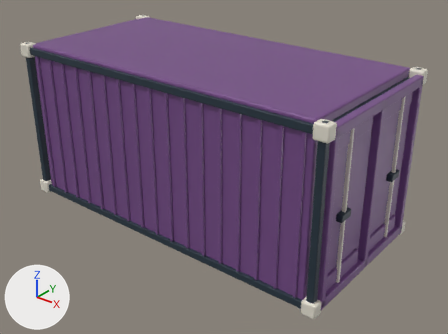
Before and after pictures for a commit that changed the glTF model assets/models/container_purple.glb.
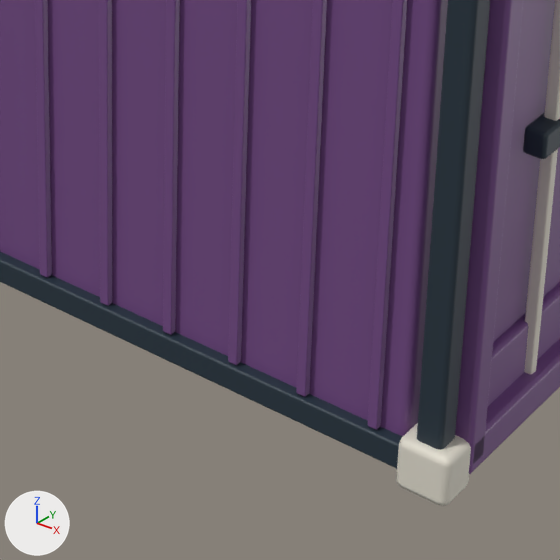
The first picture shows the older version from a camera (50 mm lens) standing at (6.36, -7.6, 5.67) and looking at (0.32, -0.04, 0.98). The close-ups show the older and then the newer version on the part from 43% to 77% of the width and 54% to 100% of the height of that picture. Only the edits that show in the close-ups are written down. Arrows for +X, +Y and +Z are at lower left; the lights stay in place. Where no turn or scale is listed for an object, it has been applied to the vertices. Vertices at exactly the same position are counted once.

The scene before the commit, as lines of its bpy script (objects in view):
```python
me_cube_259 = bpy.data.meshes.new('Cube.259')
me_cube_259.from_pydata(...)  # 3192 vertices, 6156 faces; spans x -3.09..3.09, y -1.44..1.44, z -1.45..1.45
me_cube_259.materials.append(mat_purple)  # purple #754c87
me_cube_260 = bpy.data.meshes.new('Cube.260')
me_cube_260.from_pydata(...)  # 896 vertices, 1728 faces; spans x -0.11..6.03, y -2.85..0.06, z -1.45..1.45
me_cube_260.materials.append(mat_ink)  # dark blue #243440
me_cube_261 = bpy.data.meshes.new('Cube.261')
me_cube_261.from_pydata(...)  # 672 vertices, 1296 faces; spans x -0.12..6.04, y -2.88..0.1, z -0.12..2.78
me_cube_261.materials.append(mat_cream)  # white #e5e0d2
ob_container_purple_cream = bpy.data.objects.new('container_purple_cream', me_cube_261)
ob_container_purple_cream.location = (-2.96, 1.39, 0.12)
ob_container_purple_ink = bpy.data.objects.new('container_purple_ink', me_cube_260)
ob_container_purple_ink.location = (-2.96, 1.39, 1.45)
ob_container_purple_purple = bpy.data.objects.new('container_purple_purple', me_cube_259)
ob_container_purple_purple.location = (0.0, 0.0, 1.45)
```
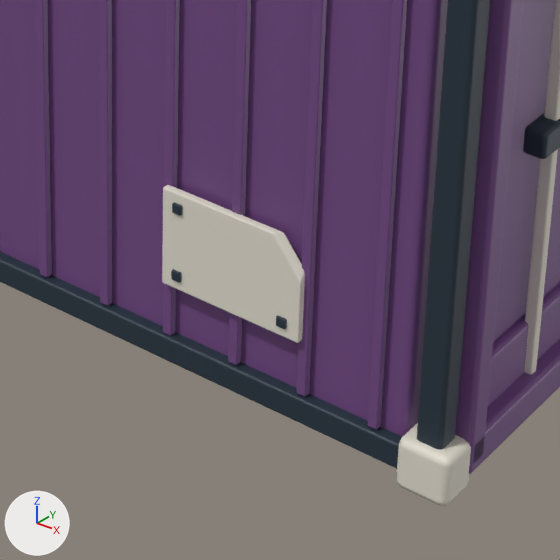
Changed parts and their boxes [x1, y1, x2, y2] in the close-ups (560 x 560 px):
part 1 of me_cube_261, added: after [162, 185, 305, 343]

The edits, one by one:
me_cube_261 is used by ob_container_purple_cream; location (-2.96, 1.39, 0.12).
me_cube_261 had 672 vertices, 1296 faces and spanned x -0.12..6.04, y -2.88..0.1, z -0.12..2.78.
me_cube_261 now has 840 vertices, 1624 faces and spans x -0.12..6.04, y -2.88..0.1, z -0.12..2.78.
me_cube_261 part 1: a new loose piece of 70 vertices spanning x 4.64..5.32, y -2.86..-2.82, z 0.33..0.79, in mat_cream (white #e5e0d2).
Other edits to the shape of me_cube_261 do not show in these pictures.
